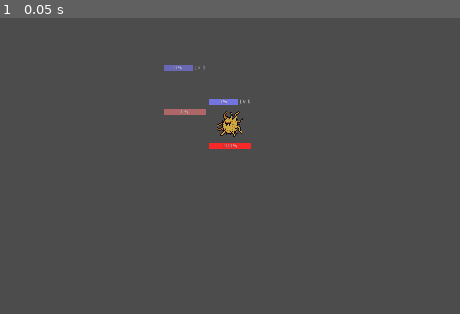
Above: before the commit, frame 1.
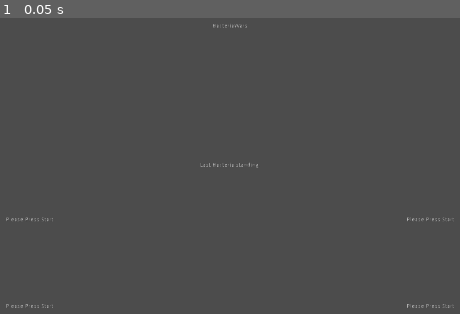
Above: after the commit, the same moment.

Repository: Werkaninchen/milchbroetchen
Game: Godot game, scene res://StartScreen/StartScreen.tscn
Two runs of this game, one before a commit and one after it. Both use one fixed random seed, a clock stepped at 60 frames per second and the inputs below. Before the commit the project starts from res://Level/TestLevel.tscn.
Inputs:
- Up to frame 1 (0.05 s): no input

The runs differ from the first frame. In frame 1, 1.2% of the frame differs, in the area x 1-99%, y 2-98%.
Error before the commit: Invalid get index 'needed_exp' (on base: 'Node2D'). (res://character/Hud/CharacterHud.gd:18)

Commit message:
merge develop

Diff:
--- a/godot/project.godot
+++ b/godot/project.godot
@@ -16,19 +16,21 @@
 [application]
 
 config/name="milchlchbroetchen"
-run/main_scene="res://Level/TestLevel.tscn"
+run/main_scene="res://StartScreen/StartScreen.tscn"
 config/icon="res://icon.png"
 
 [autoload]
 
 enums="*res://global/enums.gd"
+SceneChanger="*res://SceneChanger.gd"
+Game="*res://Game.gd"
 
 [display]
 
 window/size/width=1920
 window/size/height=1080
 window/stretch/mode="2d"
-window/stretch/aspect="keep"
+window/stretch/aspect="expand"
 
 [rendering]
 
